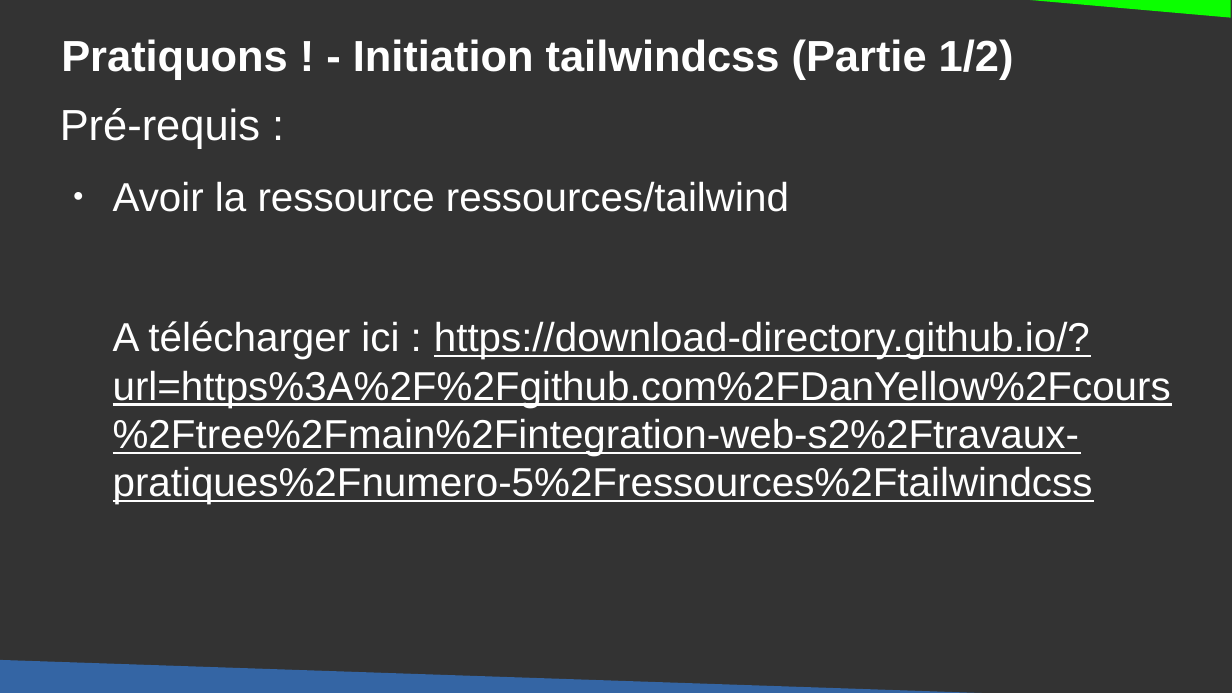
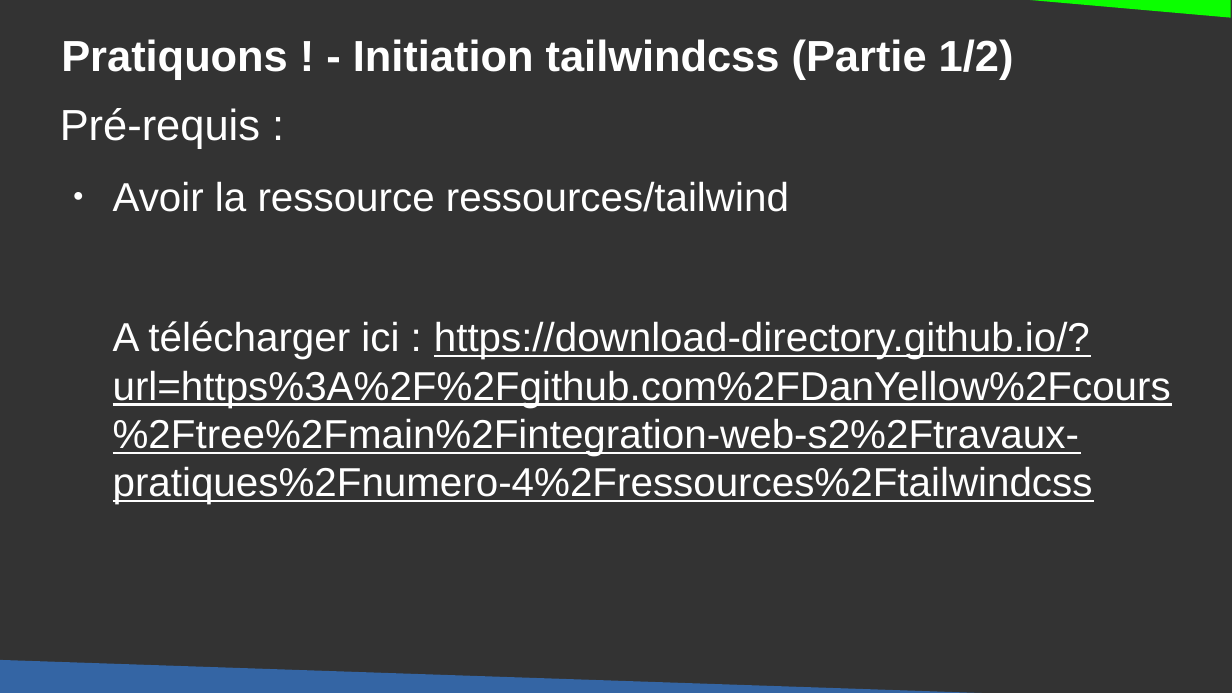
Before and after one commit to DanYellow/cours, a slide deck: slide 24 of integration-web-s2/travaux-pratiques/numero-4/presentation.odp. Drawn at 1232x693 pixels with LibreOffice and Linux fonts; fonts in the diff are those of the drawing. Boxes give left, top, right and bottom in pixels: in the first picture for what was removed or moved away, otherwise in the second. Text is boxed around its words. In the diff, an @@ line names an element or a change of style, - is before the commit and + after.

```diff
--- a/integration-web-s2/travaux-pratiques/numero-4/presentation.odp
+++ b/integration-web-s2/travaux-pratiques/numero-4/presentation.odp
@@ text at (x1=113, y1=321, x2=1171, y2=504): text changed @@
-A télécharger ici : https://download-directory.github.io/?url=https%3A%2F%2Fgithub.com%2FDanYellow%2Fcours%2Ftree%2Fmain%2Fintegration-web-s2%2Ftravaux-pratiques%2Fnumero-5%2Fressources%2Ftailwindcss
+A télécharger ici : https://download-directory.github.io/?url=https%3A%2F%2Fgithub.com%2FDanYellow%2Fcours%2Ftree%2Fmain%2Fintegration-web-s2%2Ftravaux-pratiques%2Fnumero-4%2Fressources%2Ftailwindcss
```
Also in this commit, not shown: 1 other file.
